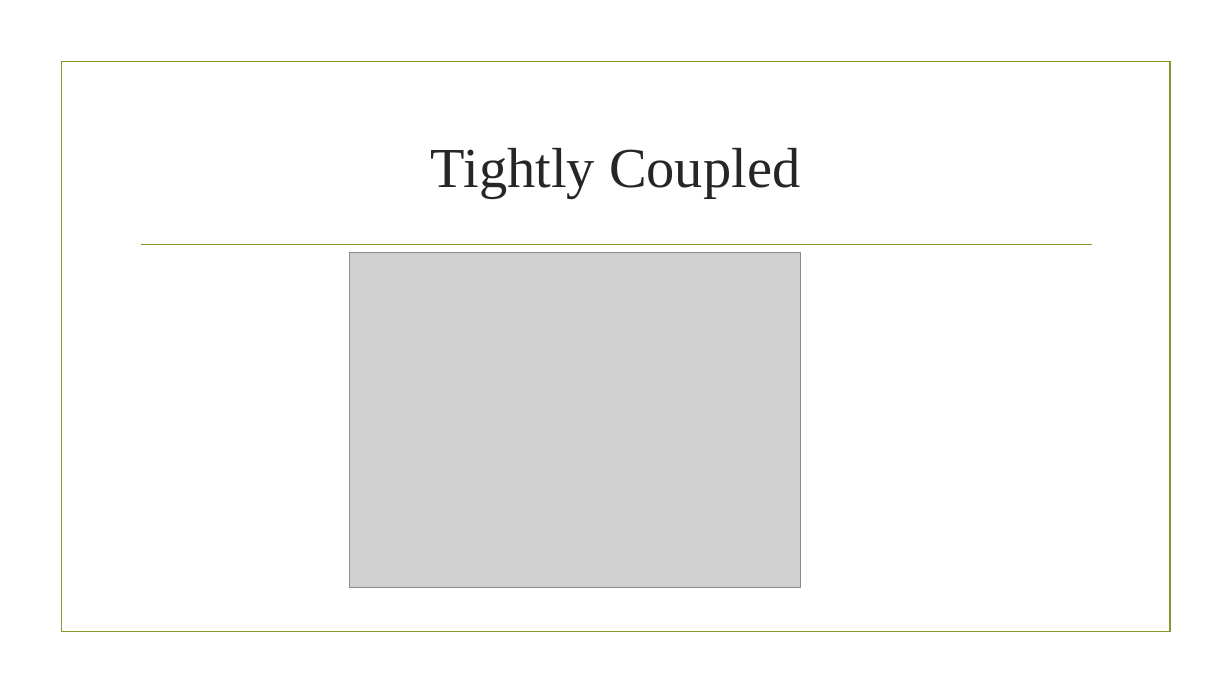
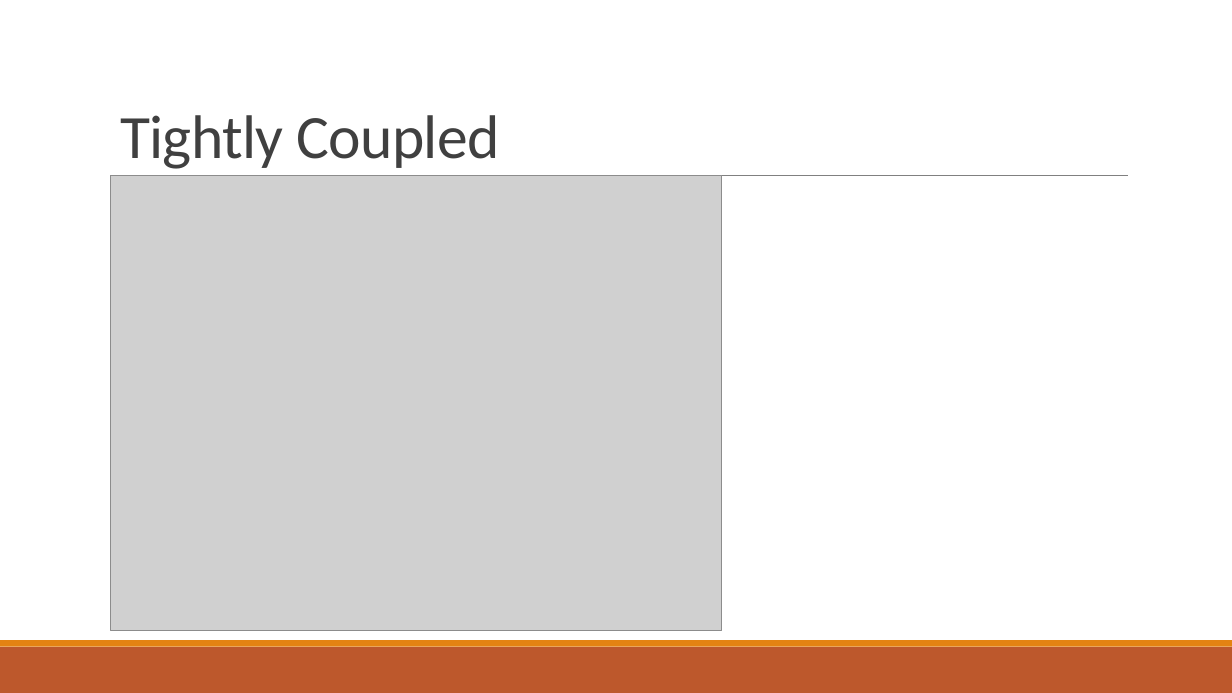
Before and after one commit to ozgurkaplan/MsMeetup20171025, a slide deck: slide 5 of Dependency Injection with net Core.pptx. Drawn at 1232x693 pixels with LibreOffice and Linux fonts; fonts in the diff are those of the drawing; grey boxes stand for pictures; background and template pictures are left out. Boxes give left, top, right and bottom in pixels: in the first picture for what was removed or moved away, otherwise in the second. Text is boxed around its words. In the diff, an @@ line names an element or a change of style, - is before the commit and + after.

```diff
--- a/Dependency Injection with net Core.pptx
+++ b/Dependency Injection with net Core.pptx
@@ title "Tightly Coupled": place and size @@
-title "Tightly Coupled" at (431,148,800,198)
+title "Tightly Coupled" at (120,115,499,169)
@@ title "Tightly Coupled" at (120,115,499,169): size 44 to 48 pt, font Times New Roman to Calibri, text colour #262626 to #404040, letter spacing 0 to -0.5 pt; alignment centre to left; line spacing 1 to 0.85; vertical alignment middle to bottom @@
@@ rectangle removed at (61,62,1170,632) @@
@@ picture: place and size @@
-picture at (350,252,800,588)
+picture at (111,176,722,631)
@@ line moved from (141, 245) - (1092, 245) to (121, 176) - (1128, 176) @@
@@ line (121, 176) - (1128, 176): stroke #83992A 1.25 pt to #808080 0.5 pt @@
@@ rectangle added at (0,647,1232,693), fill #BD582C @@
@@ rectangle added at (0,640,1232,647), fill #E48312 @@
```
Also in this commit, not shown: 10 other slides changed, 4 slides added, 2 other files.
